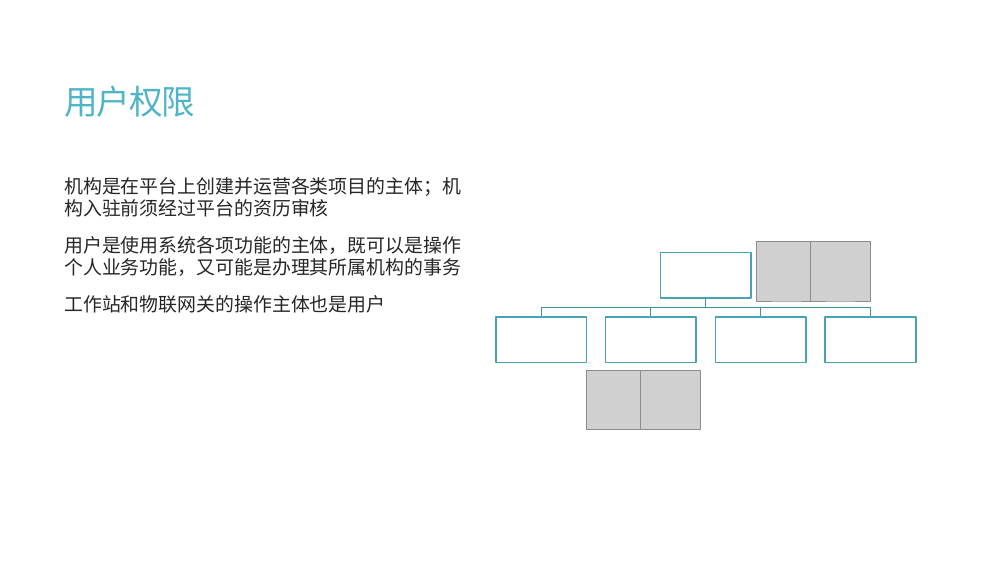
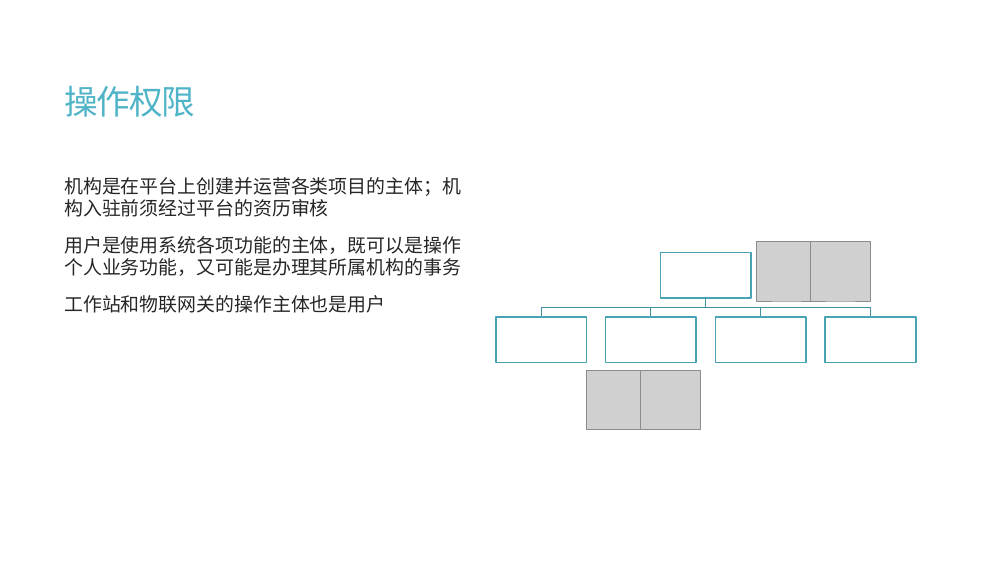
Before and after one commit to calcyu/chainway, a slide deck: slide 22 of Docs/城乡元宇宙服务器.pptx (slide 10 before the commit). Drawn at 1008x567 pixels with LibreOffice and Linux fonts; fonts in the diff are those of the drawing; grey boxes stand for pictures. Boxes give left, top, right and bottom in pixels: in the first picture for what was removed or moved away, otherwise in the second. Text is boxed around its words. In the diff, an @@ line names an element or a change of style, - is before the commit and + after.

```diff
--- a/Docs/城乡元宇宙服务器.pptx
+++ b/Docs/城乡元宇宙服务器.pptx
@@ title at <box>64,85,195,117</box>: text changed @@
-用户权限
+操作权限
```
Also in this commit, not shown: 21 other slides changed, 15 slides added, 13 slides removed, 20 other files.
